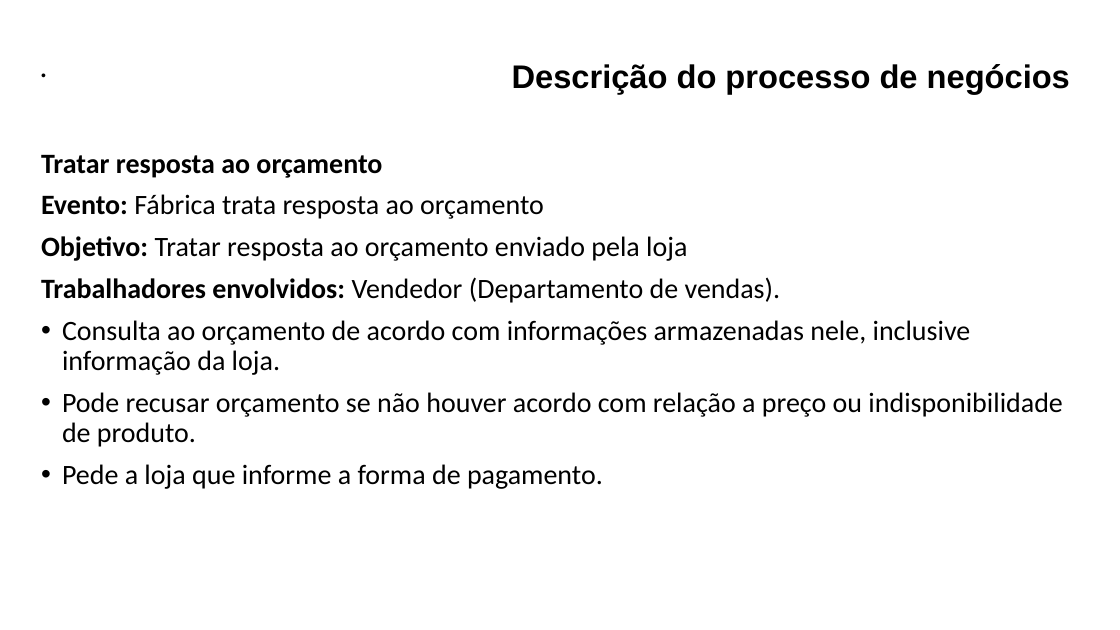
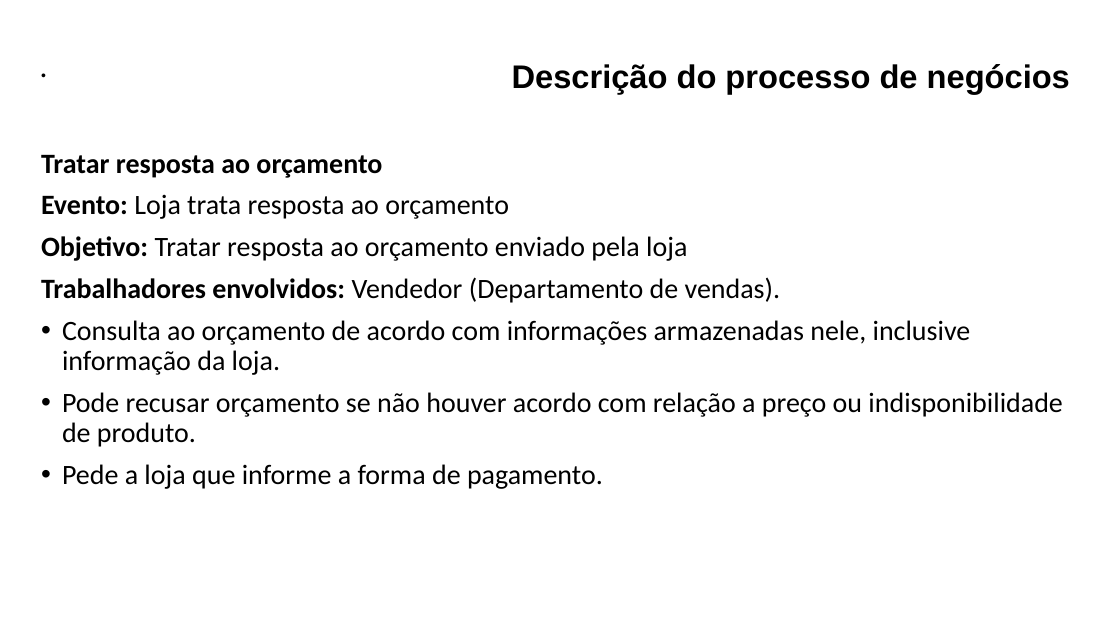
Before and after one commit to maapsystem/MaapSystem, a slide deck: slide 3 of artefatos/18 - Descrição de processos de Negócios.pptx. Drawn at 1120x630 pixels with LibreOffice and Linux fonts; fonts in the diff are those of the drawing. Boxes give left, top, right and bottom in pixels: in the first picture for what was removed or moved away, otherwise in the second. Text is boxed around its words. In the diff, an @@ line names an element or a change of style, - is before the commit and + after.

```diff
--- a/artefatos/18 - Descrição de processos de Negócios.pptx
+++ b/artefatos/18 - Descrição de processos de Negócios.pptx
@@ text at box(41, 194, 509, 219): text changed @@
-Evento: Fábrica trata resposta ao orçamento
+Evento: Loja trata resposta ao orçamento
```
Also in this commit, not shown: 11 other files.
